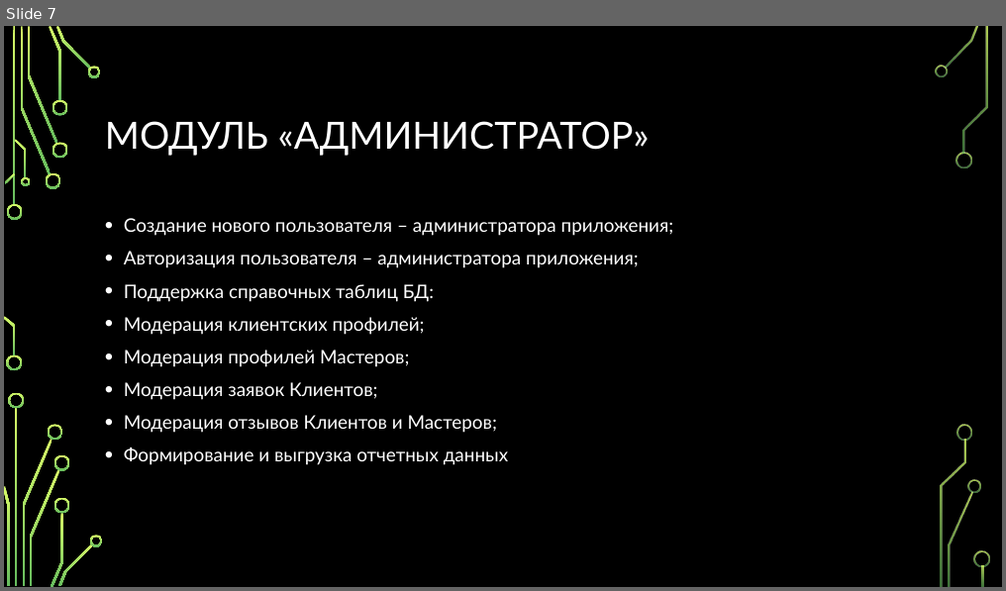
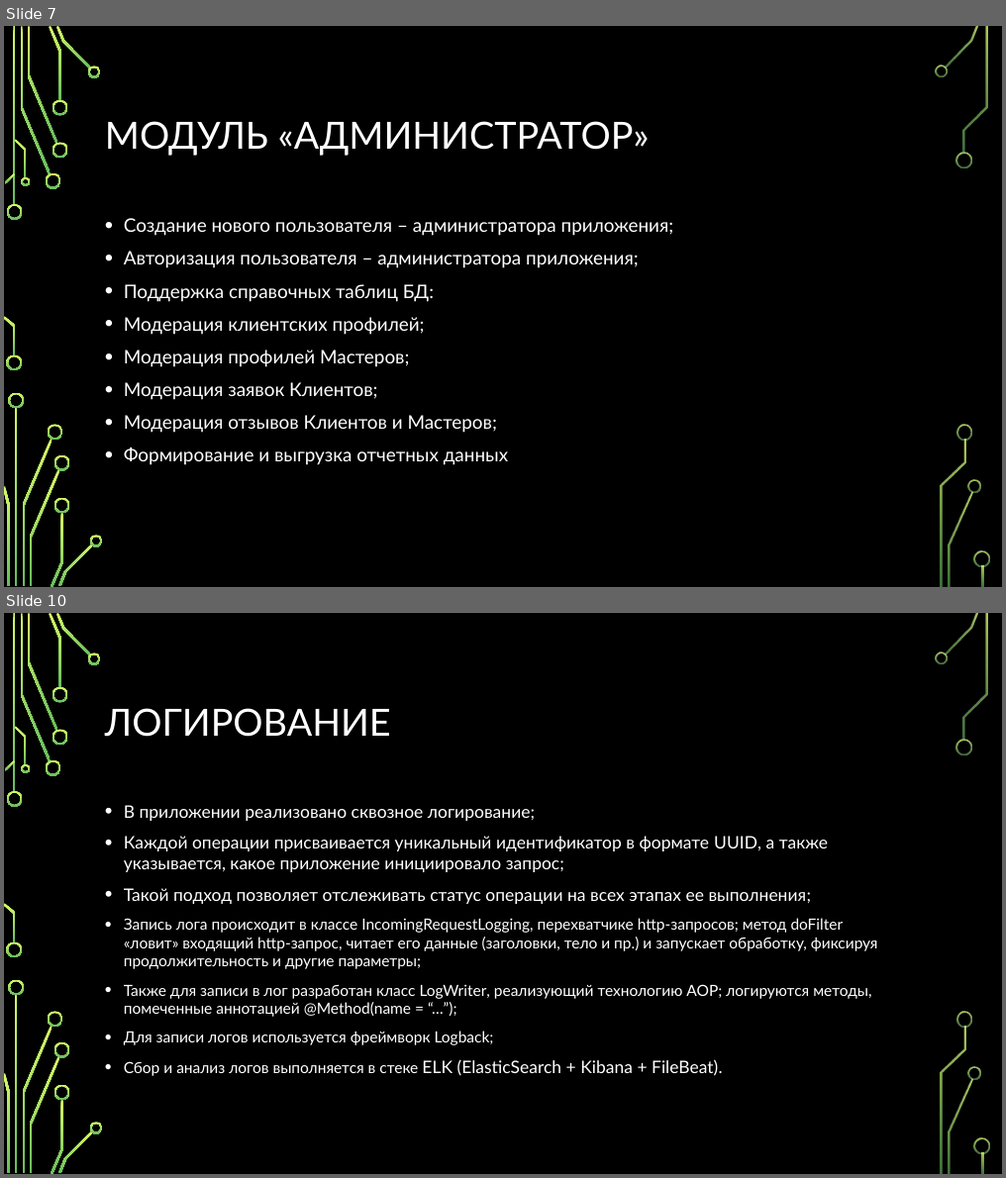
Before and after one commit to tischenko-dmitriy/grooming-salon, a slide deck: documentation/grooming-salon.pptx. Shown one above the other, each under a label of ours: slide 7 before the commit, slides 7 and 10 after it; the slides between them are not shown. The pictures are 1006x591 and 1006x1178 pixels, drawn with LibreOffice and Linux fonts; fonts in the diff are those of the drawing; background and template pictures are left out. Boxes give left, top, right and bottom in pixels: in the first picture for what was removed or moved away, otherwise in the second. Text is boxed around its words. In the diff, an @@ line names an element or a change of style, - is before the commit and + after.

Commit message:
gs-client unit tests, LogWriter class

```diff
--- a/documentation/grooming-salon.pptx
+++ b/documentation/grooming-salon.pptx
@@ slide 10 added at bbox=[4, 613, 1002, 1174], background picture (left out); not listed: 36 template elements that a slide beside it also shows @@
@@ title added at bbox=[105, 708, 391, 737], 36 pt, text #FFFFFF @@
+ЛОГИРОВАНИЕ
@@ text added at bbox=[124, 805, 878, 1076], 14.8 pt, text #FFFFFF @@
+• В приложении реализовано сквозное логирование;
+• Каждой операции присваивается уникальный идентификатор в формате UUID, а также указывается, какое приложение инициировало запрос;
+• Такой подход позволяет отслеживать статус операции на всех этапах ее выполнения;
+  • Запись лога происходит в классе IncomingRequestLogging, перехватчике http-запросов; метод doFilter «ловит» входящий http-запрос, читает его данные (заголовки, тело и пр.) и запускает обработку, фиксируя продолжительность и другие параметры;
+  • Также для записи в лог разработан класс LogWriter, реализующий технологию AOP; логируются методы, помеченные аннотацией @Method(name = “…”);
+  • Для записи логов используется фреймворк Logback;
+  • Сбор и анализ логов выполняется в стеке ELK (ElasticSearch + Kibana + FileBeat).
```
Also in this commit, not shown: 5 slides changed, 3 other slides added, 1 slide removed, 3 other files.
